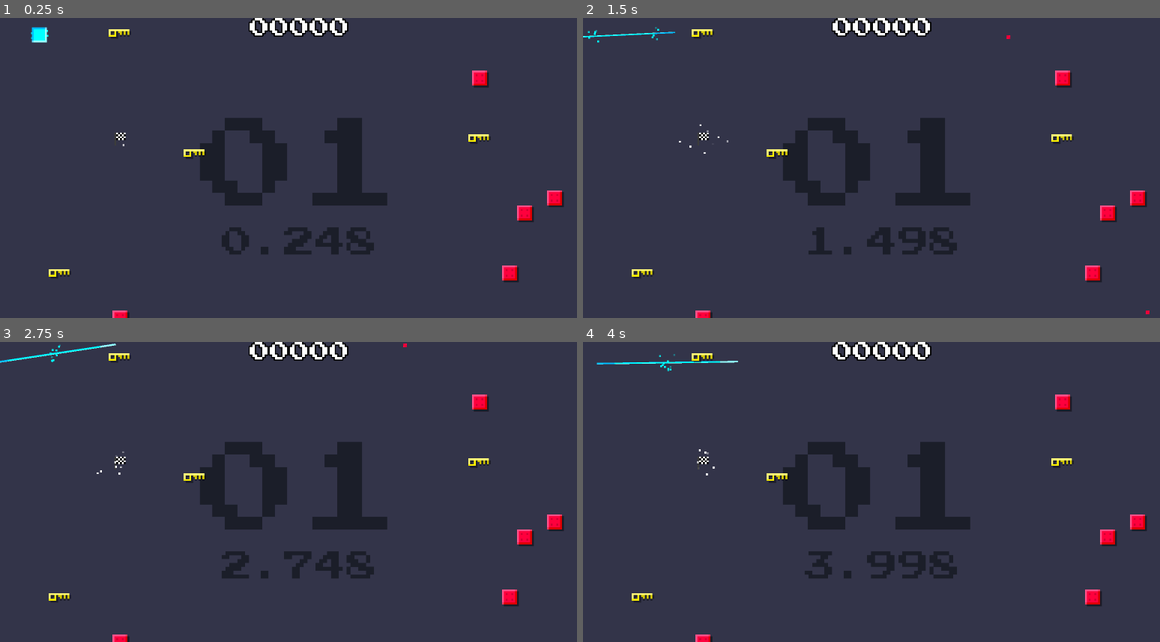
Above: before the commit, frames 1-4 (two rows, left to right).
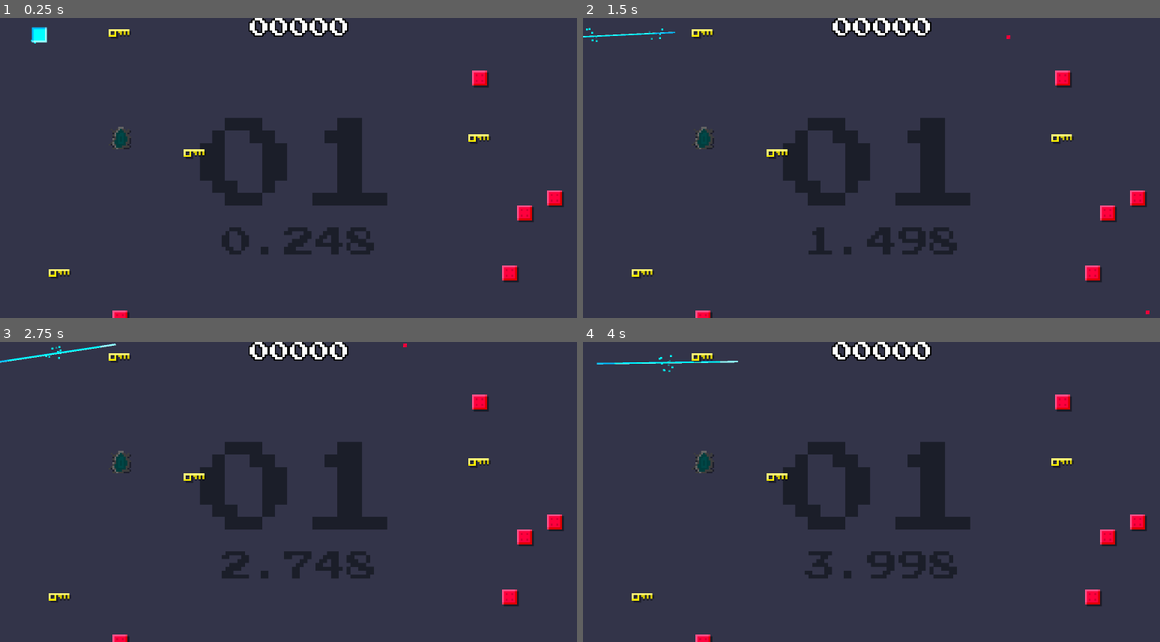
Above: after the commit, the same moments.

Repository: veprogames/gododger
Game: Godot game, scene res://level/level.tscn
Two runs of this game, one before a commit and one after it. Both use one fixed random seed, a clock stepped at 60 frames per second and the inputs below.
Inputs (mouse positions are in pixels of both pictures, inside the frame that each line leads up to):
- Up to frame 1 (0.25 s): no input
- Up to frame 2 (1.5 s): move the mouse to (917, 168) at 0.52 s; move the mouse to (854, 168) at 1.27 s
- Up to frame 3 (2.75 s): move the mouse to (317, 486) at 2.02 s
- Up to frame 4 (4 s): move the mouse to (877, 498) at 2.77 s; move the mouse to (929, 495) at 3.52 s

The runs differ from the first frame. In frame 1, 0.2% of the frame differs, in the area x 5-23%, y 4-44%; in frame 2, 0.2%, in the area x 0-26%, y 3-46%; in frame 3, 0.2%; in frame 4, 0.2%.

Commit message:
redesign nextlevel node

Diff:
--- a/level/level.gd
+++ b/level/level.gd
@@ -2,6 +2,7 @@
 extends Node2D
 
 signal level_changed(level: int)
+signal everything_collected()
 
 @export var level := 0
 var elapsed := 0.0
@@ -10,6 +11,8 @@
 @onready var spawner := $EnemySpawner as EnemySpawner
 @onready var container_objects := $Objects
 @onready var container_keys := $Keys
+
+var keys_left: Array[KeyCollectible] = []
 
 # Called when the node enters the scene tree for the first time.
 func _ready():
@@ -31,17 +34,11 @@
 	var time_per_level := elapsed / (level + 1)
 	return int(10 * level ** 2 / time_per_level * score_multiplier)
 
-func is_finished() -> bool:
-	for key in container_keys.get_children():
-		if key is KeyCollectible and not key.collected:
-			return false
-	return true
-
 func _on_player_finished() -> void:
-	if is_finished():
-		level += 1
-		emit_signal("level_changed", level)
-		spawn_current_level()
+	level += 1
+	keys_left = []
+	emit_signal("level_changed", level)
+	spawn_current_level()
 
 func _on_enemy_spawner_node_spawned(node) -> void:
 	container_objects.add_child.call_deferred(node)
@@ -51,12 +48,17 @@
 	level = 0
 	elapsed = 0
 	score_multiplier = 1.0
+	keys_left = []
 	emit_signal("level_changed", level)
 	spawn_current_level()
 
 func _on_enemy_spawner_key_spawned(key) -> void:
 	container_keys.add_child.call_deferred(key)
+	keys_left.push_back(key)
 
 
-func _on_player_key_collected() -> void:
+func _on_player_key_collected(key: KeyCollectible) -> void:
 	score_multiplier += 0.04
+	keys_left.erase(key)
+	if len(keys_left) == 0:
+		everything_collected.emit()
--- a/nextlevel/next_level.gd
+++ b/nextlevel/next_level.gd
@@ -1,7 +1,22 @@
 class_name NextLevel
 extends Area2D
+
+@onready var level := $"/root/Level" as Level
+@onready var sprite := $Sprite2D as Sprite2D
+@onready var particles := $GPUParticles2D as GPUParticles2D
+
+@onready var texture_enabled := preload("res://nextlevel/portal_enabled.png")
+
+var active := false
 
 func _ready() -> void:
 	var safe_zone = $SafeZone as SafeZone
 	if safe_zone:
 		safe_zone.trigger()
+	if level:
+		level.everything_collected.connect(activate)
+
+func activate() -> void:
+	active = true
+	sprite.texture = texture_enabled
+	particles.emitting = true
--- a/nextlevel/next_level.tscn
+++ b/nextlevel/next_level.tscn
@@ -1,11 +1,11 @@
 [gd_scene load_steps=9 format=3 uid="uid://c11qqxbj740as"]
 
 [ext_resource type="Script" path="res://nextlevel/next_level.gd" id="1_huoms"]
-[ext_resource type="Texture2D" uid="uid://c33ovejgt1i1f" path="res://nextlevel/finish.png" id="1_su52f"]
+[ext_resource type="Texture2D" uid="uid://dxurfc1dvo8cv" path="res://nextlevel/portal_disabled.png" id="2_73280"]
 [ext_resource type="PackedScene" uid="uid://b4qsplrduk1l8" path="res://safezone/safe_zone.tscn" id="3_o1nro"]
 
 [sub_resource type="RectangleShape2D" id="RectangleShape2D_golky"]
-size = Vector2(8, 8)
+size = Vector2(12, 12)
 
 [sub_resource type="Gradient" id="Gradient_bqu5e"]
 offsets = PackedFloat32Array(0, 0.207921, 0.742574, 1)
@@ -21,9 +21,10 @@
 spread = 180.0
 gravity = Vector3(0, 0, 0)
 initial_velocity_min = 10.0
-initial_velocity_max = 20.0
+initial_velocity_max = 40.0
 orbit_velocity_min = 0.0
 orbit_velocity_max = 1.0
+color = Color(0.556863, 1, 0.996078, 1)
 color_ramp = SubResource("GradientTexture1D_2hrin")
 
 [sub_resource type="CircleShape2D" id="CircleShape2D_0iunv"]
@@ -35,14 +36,19 @@
 
 [node name="Sprite2D" type="Sprite2D" parent="."]
 texture_filter = 1
-texture = ExtResource("1_su52f")
+texture = ExtResource("2_73280")
 
 [node name="CollisionShape2D" type="CollisionShape2D" parent="."]
 shape = SubResource("RectangleShape2D_golky")
 
 [node name="GPUParticles2D" type="GPUParticles2D" parent="."]
+z_index = -1
+emitting = false
+amount = 16
 process_material = SubResource("ParticleProcessMaterial_cuyey")
 lifetime = 1.5
+fixed_fps = 60
+trail_enabled = true
 
 [node name="SafeZone" parent="." instance=ExtResource("3_o1nro")]
 shape = SubResource("CircleShape2D_0iunv")
--- a/player/player.gd
+++ b/player/player.gd
@@ -3,7 +3,7 @@
 
 signal finished()
 signal died()
-signal key_collected()
+signal key_collected(key: KeyCollectible)
 
 @export var camera: Camera2D
 
@@ -54,7 +54,7 @@
 		emit_signal("died")
 	if area is KeyCollectible:
 		var key = area as KeyCollectible
-		emit_signal("key_collected")
+		emit_signal("key_collected", key)
 		key.collect()
-	if area is NextLevel:
+	if area is NextLevel and (area as NextLevel).active:
 		emit_signal("finished")
Binary file added: nextlevel/portal_disabled.png
Not shown, added: nextlevel/portal_disabled.png.import
Binary file added: nextlevel/portal_enabled.png
Not shown, added: nextlevel/portal_enabled.png.import
